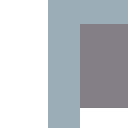
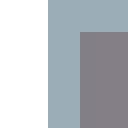
Comparing the layer stacks of the two 128×128 images. Changes:
painted on "Cubicle" over [80, 24, 128, 128]
